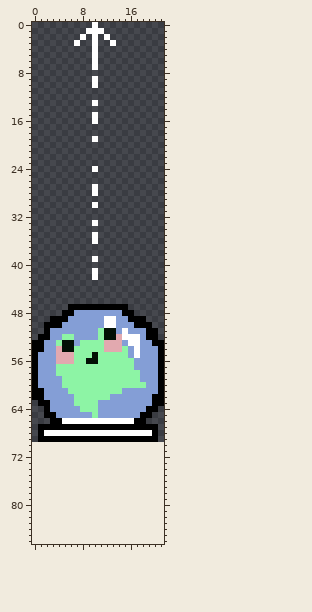
File history of a sprite sheet, Assets/Art/Frog_Player.png. This is how it looked before the edit.
The file is 22x70 pixels. The old version is drawn lined up with the new one, on the new canvas.
The same view after the edit:
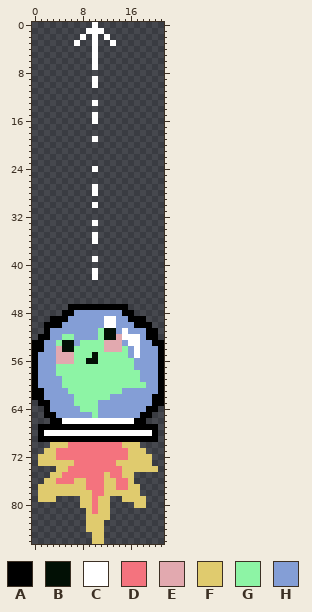
Palette (. is transparent): A #000000  B #021005  C #ffffff  D #f4737e  E #e2a9af  F #e0cb6e  G #8df4a5  H #849ed6
Difference:
canvas 22x70 -> 22x87
@@ x 0..21 @@
 69 .AAAAAAAAAAAAAAAAAAAA.
-70 ......................
-71 ......................
-72 ......................
-73 ......................
-74 ......................
-75 ......................
-76 ......................
-77 ......................
-78 ......................
-79 ......................
-80 ......................
-81 ......................
-82 ......................
-83 ......................
-84 ......................
-85 ......................
-86 ......................
+70 ...FFFDDDDDDDDDFFF....
+71 ..FFDDDDDDDDDDDDFFF...
+72 .FFFDDDDDDDDDDDDFFFF..
+73 .FFFFFFDDDDDDDFFFFFF..
+74 ....FFDDDDDDDDDFFFFFF.
+75 ...FFDDDDDDDFDDFF.....
+76 ..FFDDDFFDDDFFDDF.....
+77 .FFFFFFFFDDDFFDDFF....
+78 .FFFFFFFFFDDFFFFFF....
+79 .FFF....FFDFF..FFFF...
+80 ........FFDFF....FF...
+81 .........FDFF.........
+82 .........FFFF.........
+83 .........FFF..........
+84 .........FFF..........
+85 ..........FF..........
+86 ..........FF..........
